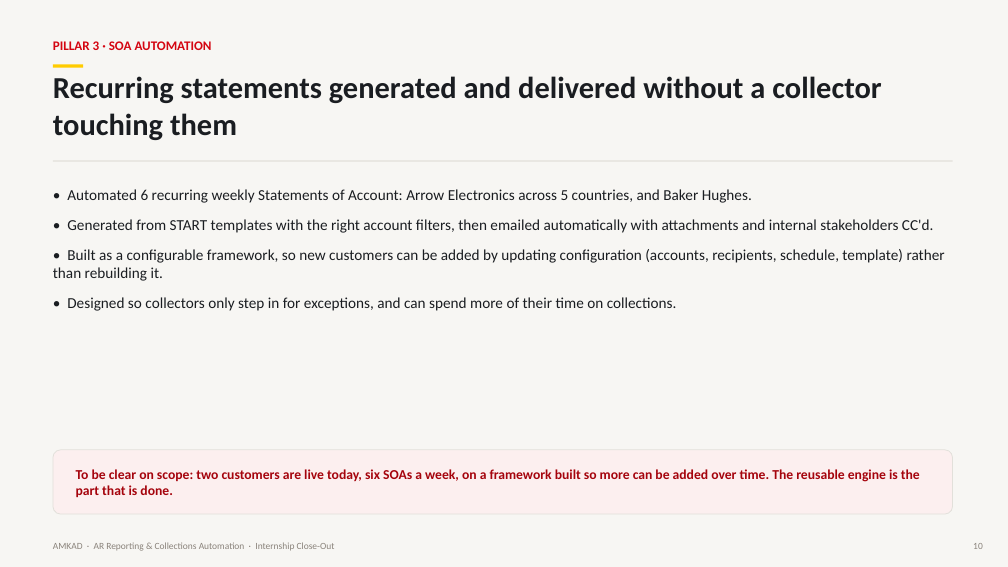
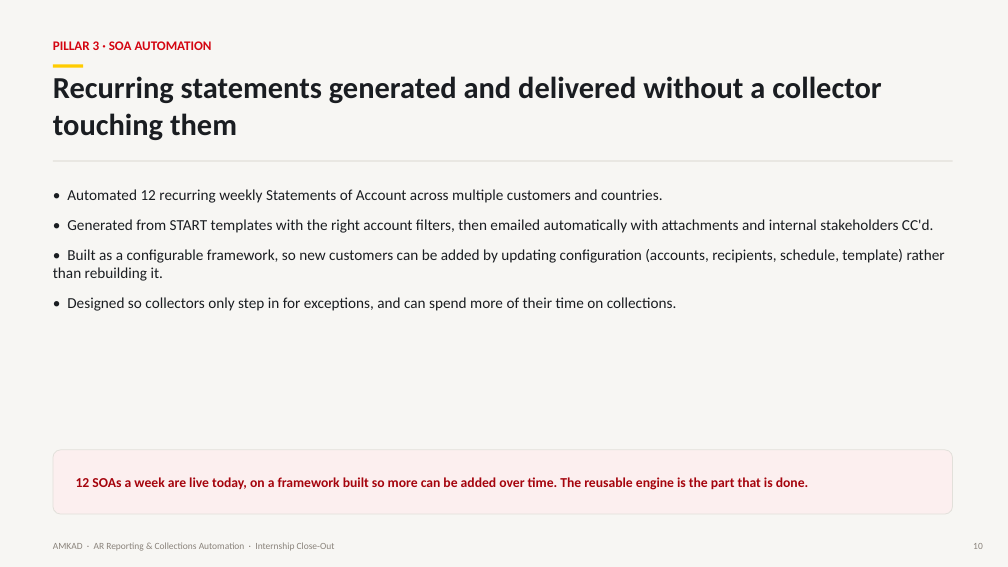
Before and after one commit to jkadadihi/Power-BI-, a slide deck: slide 10 of docs/AMKAD_Internship_Presentation.pptx. Drawn at 1008x567 pixels with LibreOffice and Linux fonts; fonts in the diff are those of the drawing. Boxes give left, top, right and bottom in pixels: in the first picture for what was removed or moved away, otherwise in the second. Text is boxed around its words. In the diff, an @@ line names an element or a change of style, - is before the commit and + after.

```diff
--- a/docs/AMKAD_Internship_Presentation.pptx
+++ b/docs/AMKAD_Internship_Presentation.pptx
@@ text at (67, 189, 663, 203): text changed @@
-• Automated 6 recurring weekly Statements of Account: Arrow Electronics across 5 countries, and Baker Hughes.
+• Automated 12 recurring weekly Statements of Account across multiple customers and countries.
@@ text at (76, 477, 808, 490): text changed @@
-To be clear on scope: two customers are live today, six SOAs a week, on a framework built so more can be added over time. The reusable engine is the part that is done.
+12 SOAs a week are live today, on a framework built so more can be added over time. The reusable engine is the part that is done.
```
Also in this commit, not shown: 2 other slides changed, 1 other file.
